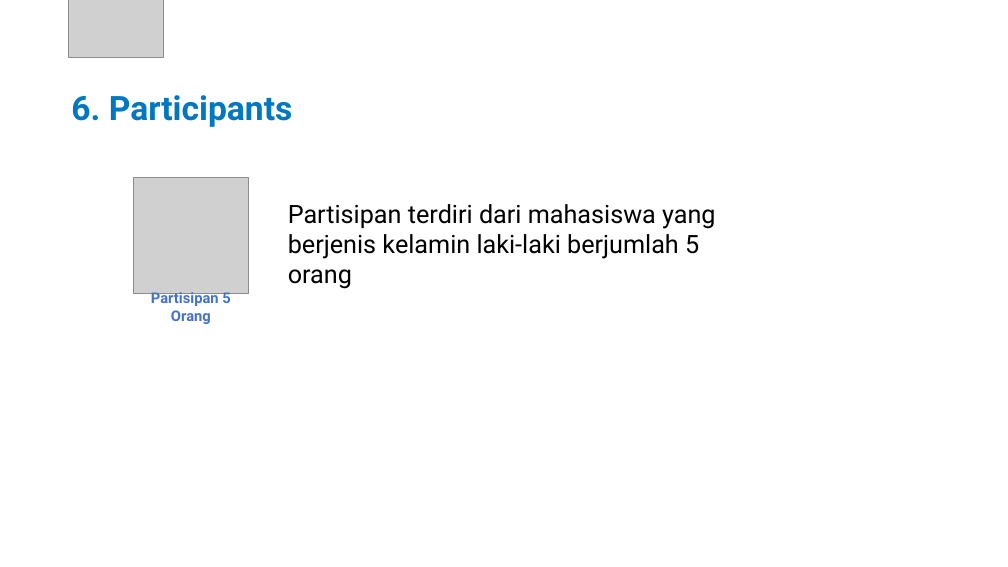
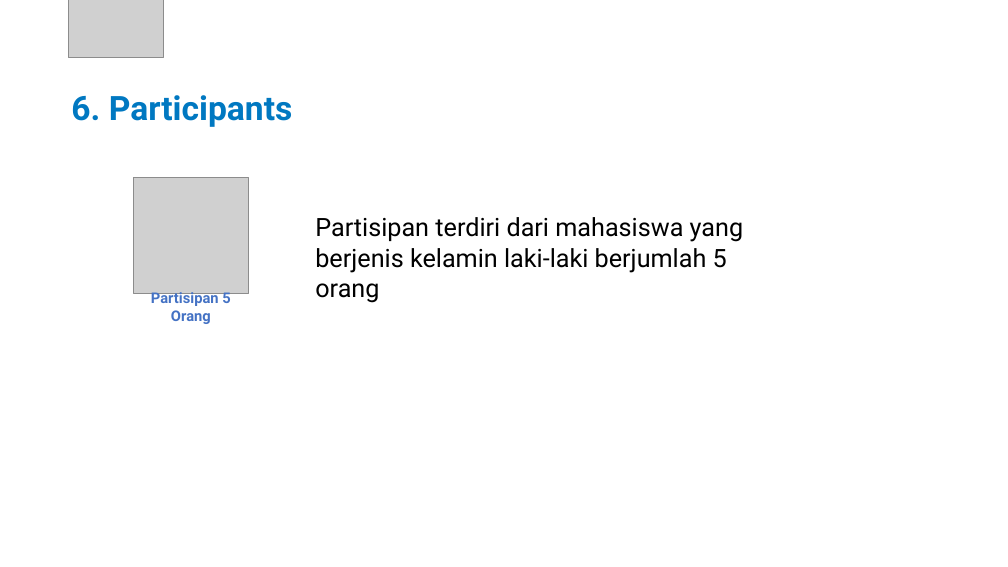
Before and after one commit to tdimk2023p/final-project-gzaber00, a slide deck: slide 8 of Laporan/6025222014_FP_Gamifikasi_SKM.pptx. Drawn at 1008x567 pixels with LibreOffice and Linux fonts; fonts in the diff are those of the drawing; grey boxes stand for pictures; background and template pictures are left out. Boxes give left, top, right and bottom in pixels: in the first picture for what was removed or moved away, otherwise in the second. Text is boxed around its words. In the diff, an @@ line names an element or a change of style, - is before the commit and + after.

```diff
--- a/Laporan/6025222014_FP_Gamifikasi_SKM.pptx
+++ b/Laporan/6025222014_FP_Gamifikasi_SKM.pptx
@@ text "Partisipan terdiri dari mahasiswa yang ...": place and size @@
-text "Partisipan terdiri dari mahasiswa yang ..." at <box>288,204,715,289</box>
+text "Partisipan terdiri dari mahasiswa yang ..." at <box>315,217,743,303</box>
```
Also in this commit, not shown: 4 other slides changed.
